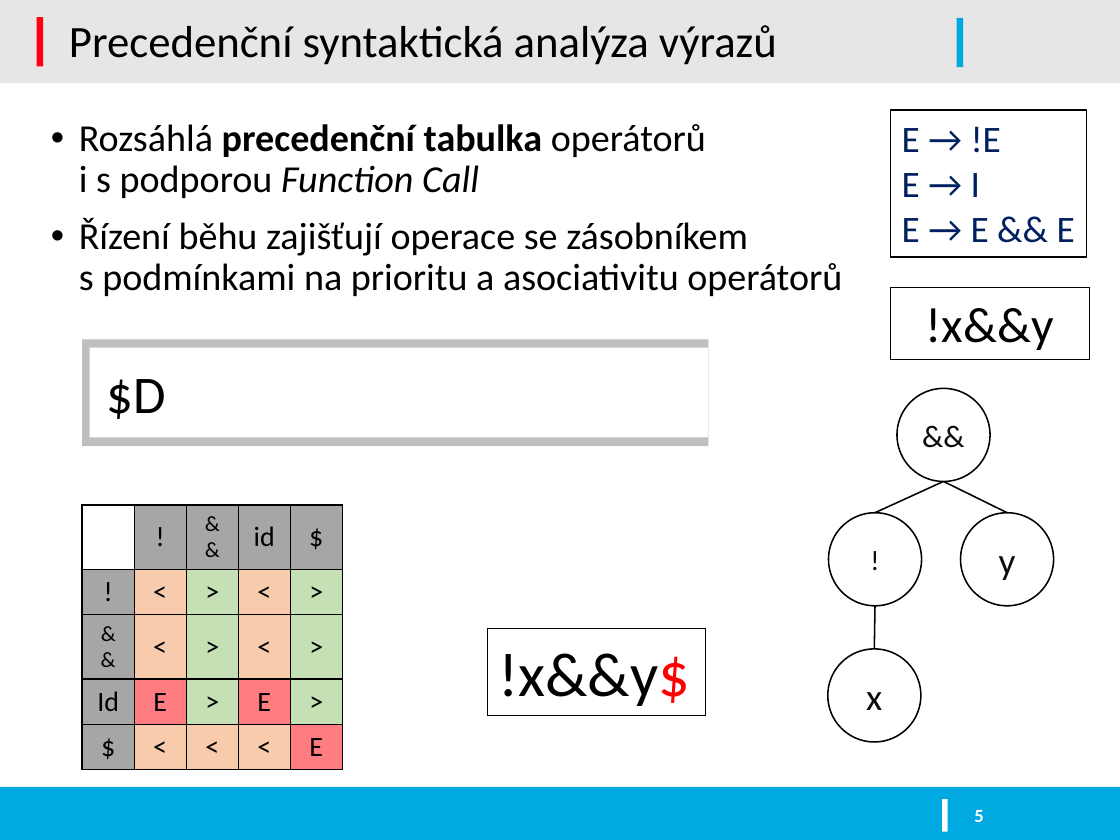
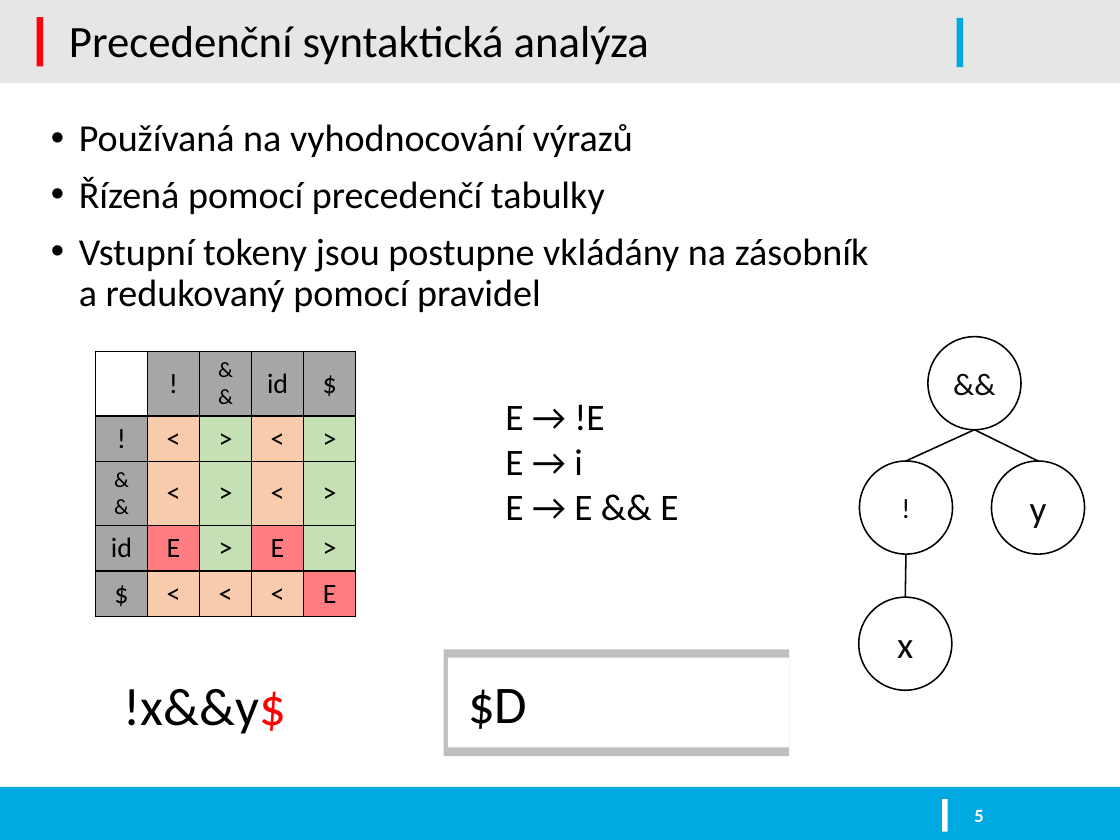
Before and after one commit to kysel/IFJ16, a slide deck: slide 5 of docs/prezentace.pptx. Drawn at 1120x840 pixels with LibreOffice and Linux fonts; fonts in the diff are those of the drawing; background and template pictures are left out. Boxes give left, top, right and bottom in pixels: in the first picture for what was removed or moved away, otherwise in the second. Text is boxed around its words. In the diff, an @@ line names an element or a change of style, - is before the commit and + after.

```diff
--- a/docs/prezentace.pptx
+++ b/docs/prezentace.pptx
@@ title at box(69, 26, 649, 65): text changed @@
-Precedenční syntaktická analýza výrazů
+Precedenční syntaktická analýza
@@ text at box(79, 124, 869, 312): text changed @@
-• Rozsáhlá precedenční tabulka operátorů
-  i s podporou Function Call
-• Řízení běhu zajišťují operace se zásobníkem
-  s podmínkami na prioritu a asociativitu operátorů
+• Používaná na vyhodnocování výrazů
+• Řízená pomocí precedenčí tabulky
+• Vstupní tokeny jsou postupne vkládány na zásobník
+  a redukovaný pomocí pravidel
@@ rectangle removed at box(890, 288, 1089, 360) @@
-!x&&y
@@ table at box(95, 352, 353, 607) @@
-row 4, column 1: Id
+row 4, column 1: id
@@ table: place and size @@
-table at box(82, 505, 339, 760)
+table at box(95, 352, 353, 607)
@@ letter outline #000000 1.5 pt to none in 4 elements at box(991, 461, 1084, 554), box(859, 597, 952, 690), box(859, 461, 952, 554), box(928, 337, 1021, 430) @@
@@ text "E → !E": place and size @@
-text "E → !E" at box(890, 110, 1086, 256)
+text "E → !E" at box(505, 404, 678, 520)
@@ text "E → !E" at box(505, 404, 678, 520): outline #000000 1 pt to none @@
@@ text at box(505, 404, 678, 520): text colour #002060 to #000000 in "E → !E", "E → E && E" @@
@@ text at box(505, 449, 583, 475): text changed; text colour #002060 to #000000 @@
-E → I
+E → i
@@ 4 ellipses, 3 lines: place and size @@
-4 ellipses, 3 lines at box(828, 389, 1054, 741)
+4 ellipses, 3 lines at box(859, 337, 1084, 690)
@@ rectangle: place and size @@
-rectangle at box(82, 339, 708, 446)
+rectangle at box(444, 650, 790, 756)
@@ rectangle: place and size @@
-rectangle at box(90, 347, 708, 437)
+rectangle at box(448, 657, 790, 747)
@@ text "!x&&y$": place and size @@
-text "!x&&y$" at box(487, 628, 706, 715)
+text "!x&&y$" at box(123, 689, 286, 734)
@@ text "!x&&y$" at box(123, 689, 286, 734): size 40 to 34 pt; outline #000000 0.75 pt to none @@
@@ text "$D": place and size @@
-text "$D" at box(106, 379, 165, 419)
+text "$D" at box(468, 689, 527, 729)
```
Also in this commit, not shown: 1 other slide changed.
